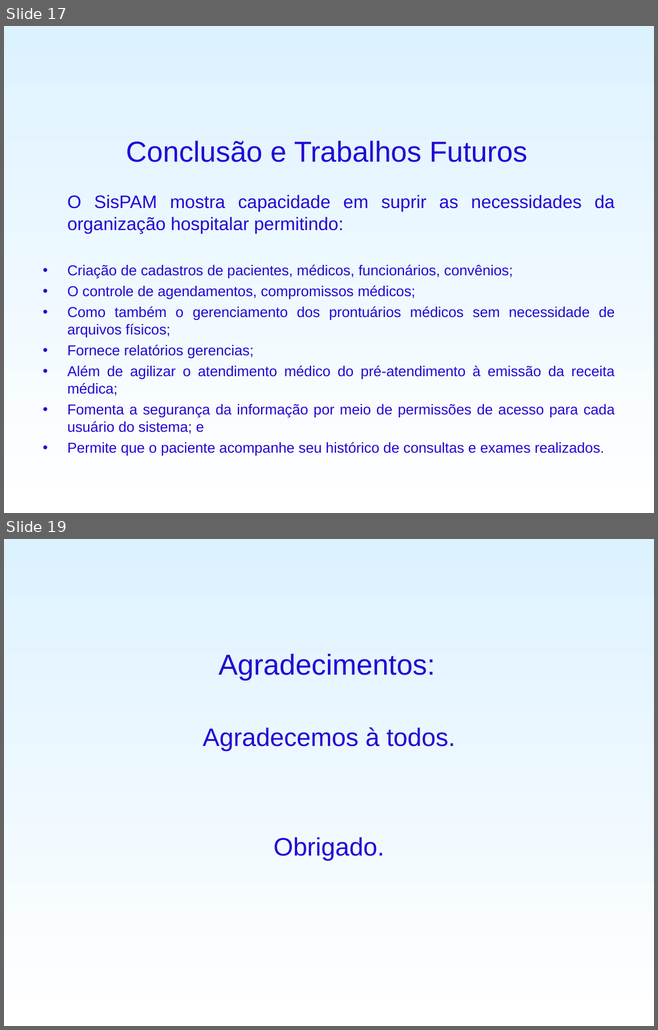
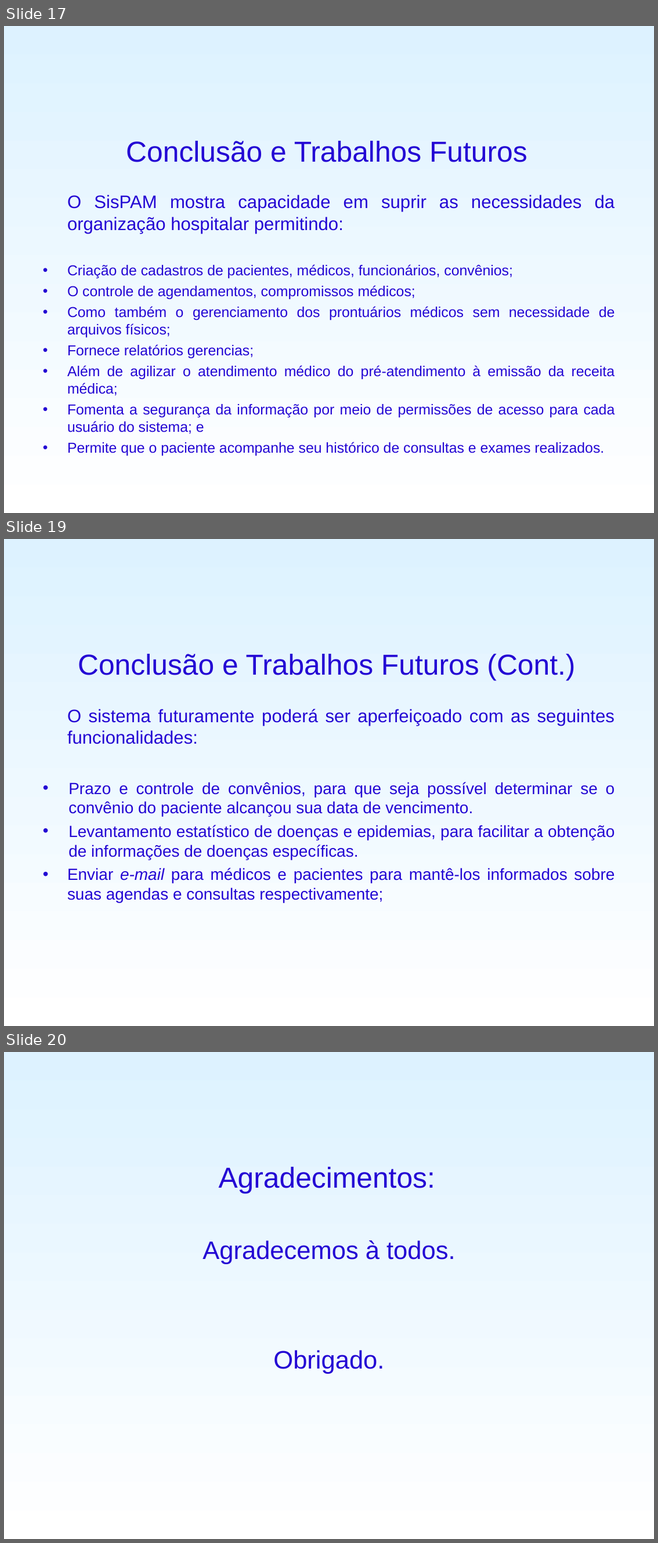
Before and after one commit to fygarciaj/spammichelangelo, a slide deck: SisPAM/PreProjeto/ApresentaçãoTCC.ppt. Shown one above the other, each under a label of ours: slides 17 and 19 before the commit, slides 17, 19 and 20 after it; the slides between them are not shown. The pictures are 658x1030 and 658x1543 pixels, drawn with LibreOffice and Linux fonts; fonts in the diff are those of the drawing; background and template pictures are left out. Boxes give left, top, right and bottom in pixels: in the first picture for what was removed or moved away, otherwise in the second. Text is boxed around its words. In the diff, an @@ line names an element or a change of style, - is before the commit and + after.

```diff
--- a/SisPAM/PreProjeto/ApresentaçãoTCC.ppt
+++ b/SisPAM/PreProjeto/ApresentaçãoTCC.ppt
@@ slide 19 added at (4,539,654,1026), background gradient #DDF2FF to #FFFFFF @@
@@ title added at (78,654,575,681), 32 pt, text #2306D4 @@
+Conclusão e Trabalhos Futuros (Cont.)
@@ text added at (67,709,615,903), 18 pt, text #2306D4 @@
+O sistema futuramente poderá ser aperfeiçoado com as seguintes funcionalidades:
+  • Prazo e controle de convênios, para que seja possível determinar se o convênio do paciente alcançou sua data de vencimento.
+  • Levantamento estatístico de doenças e epidemias, para facilitar a obtenção de informações de doenças específicas.
+• Enviar e-mail para médicos e pacientes para mantê-los informados sobre suas agendas e consultas respectivamente;
@@ what was slide 19 is now slide 20 @@
```
Also in this commit, not shown: 3 slides changed.
